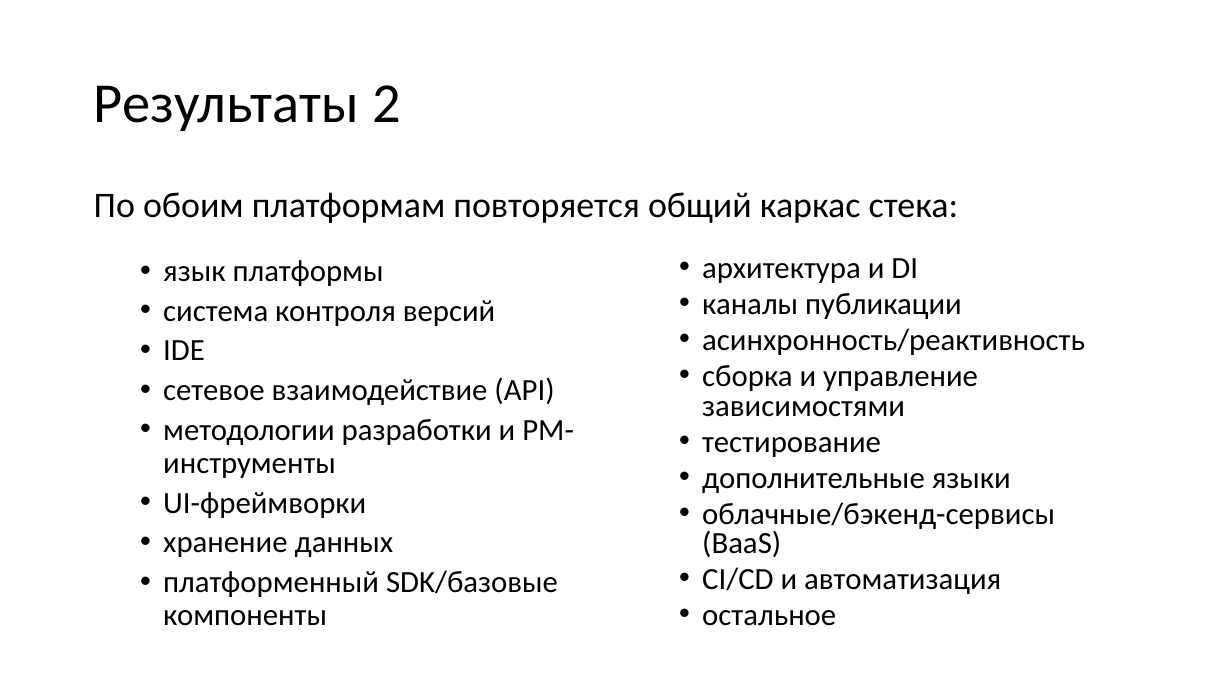
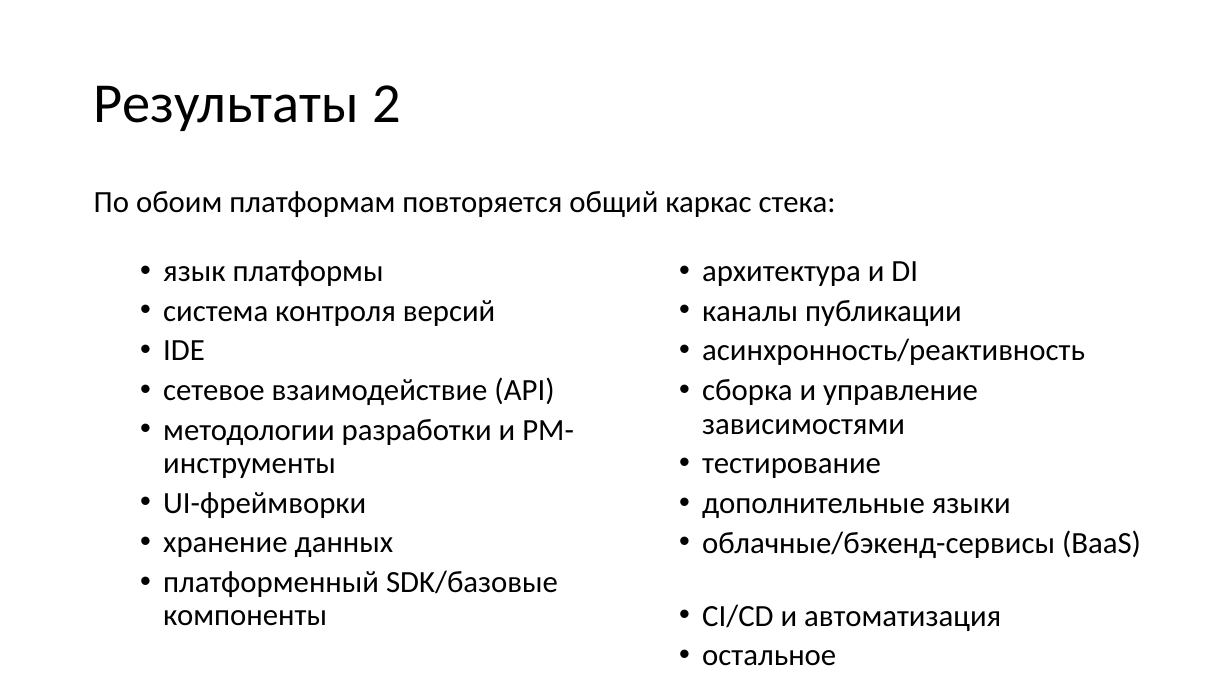
Before and after one commit to S0la1re/Research-work-new, a slide deck: slide 6 of Presentations of Bachelor's theses.pptx. Drawn at 1232x693 pixels with LibreOffice and Linux fonts; fonts in the diff are those of the drawing. Boxes give left, top, right and bottom in pixels: in the first picture for what was removed or moved away, otherwise in the second. Text is boxed around its words. In the diff, an @@ line names an element or a change of style, - is before the commit and + after.

```diff
--- a/Presentations of Bachelor's theses.pptx
+++ b/Presentations of Bachelor's theses.pptx
@@ text "По обоим платформам повторяется общий ..." at box(94, 191, 836, 217): size 28 to 24 pt @@
@@ text "архитектура и DI" at box(702, 261, 1141, 631): line spacing 0.8 to 0.9 @@
```
Also in this commit, not shown: 7 other slides changed, 1 slide added, 1 slide removed.
